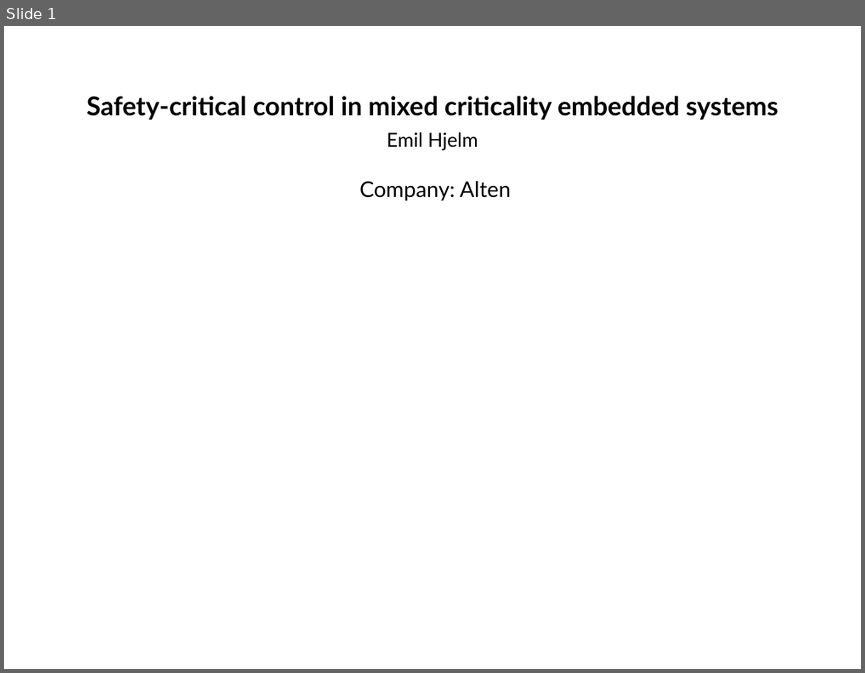
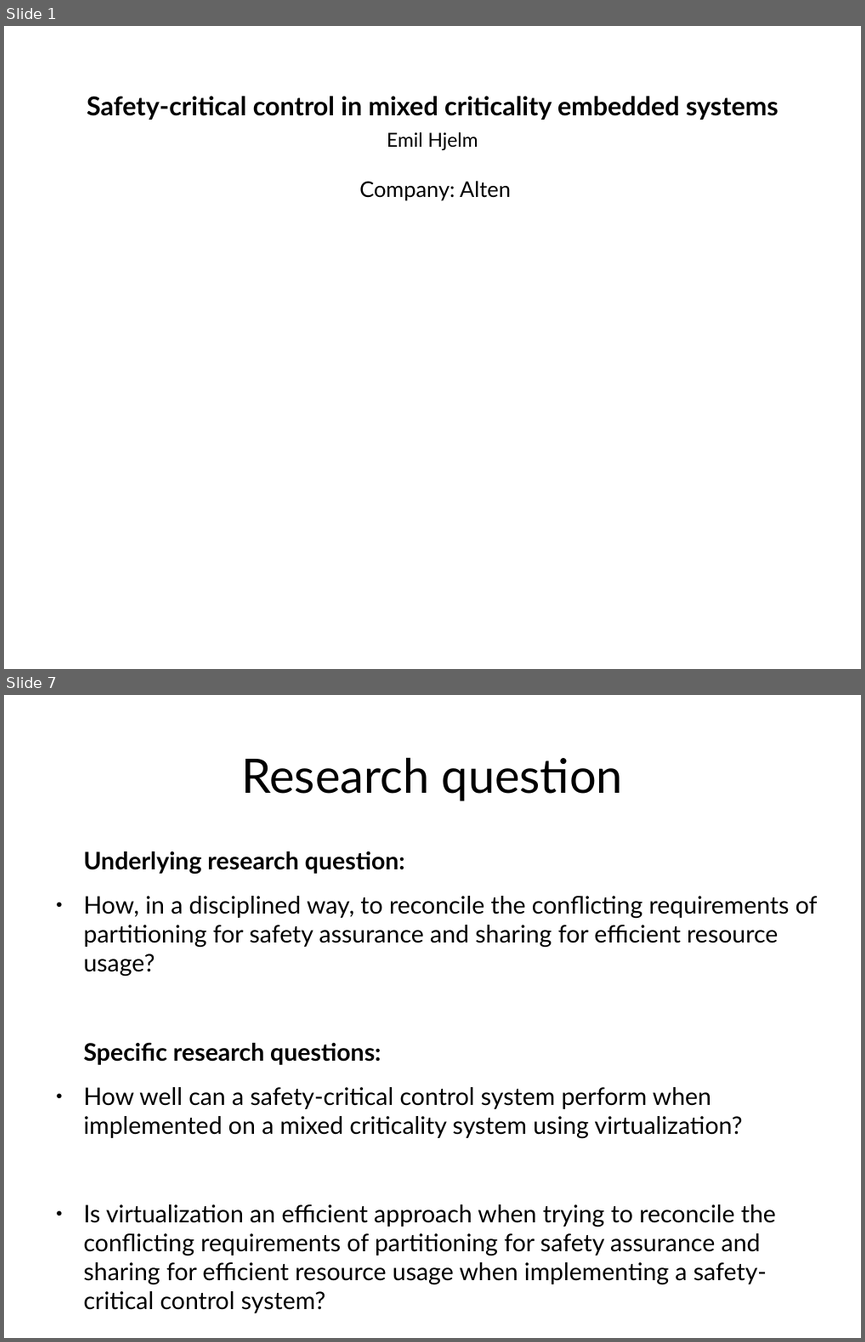
Before and after one commit to afcmrp/exjobb, a slide deck: Admin/planning_presentation.odp. Shown one above the other, each under a label of ours: slide 1 before the commit, slides 1 and 7 after it; the slides between them are not shown. The pictures are 865x673 and 865x1342 pixels, drawn with LibreOffice and Linux fonts; fonts in the diff are those of the drawing. Boxes give left, top, right and bottom in pixels: in the first picture for what was removed or moved away, otherwise in the second. Text is boxed around its words. In the diff, an @@ line names an element or a change of style, - is before the commit and + after.

```diff
--- a/Admin/planning_presentation.odp
+++ b/Admin/planning_presentation.odp
@@ slide 7 added at [4,695,861,1338], background #FFFFFF @@
@@ title added at [241,758,623,801], 44 pt, text #000000 @@
+Research question
@@ text added at [84,851,817,1313], 22.4 pt, text #000000 @@
+Underlying research question:
+● How, in a disciplined way, to reconcile the conflicting requirements of partitioning for safety assurance and sharing for efficient resource usage?
+Specific research questions:
+● How well can a safety-critical control system perform when implemented on a mixed criticality system using virtualization?
+● Is virtualization an efficient approach when trying to reconcile the conflicting requirements of partitioning for safety assurance and sharing for efficient resource usage when implementing a safety-critical control system?
```
Also in this commit, not shown: 1 slide changed, 6 other slides added, 1 slide removed, 3 other files.
